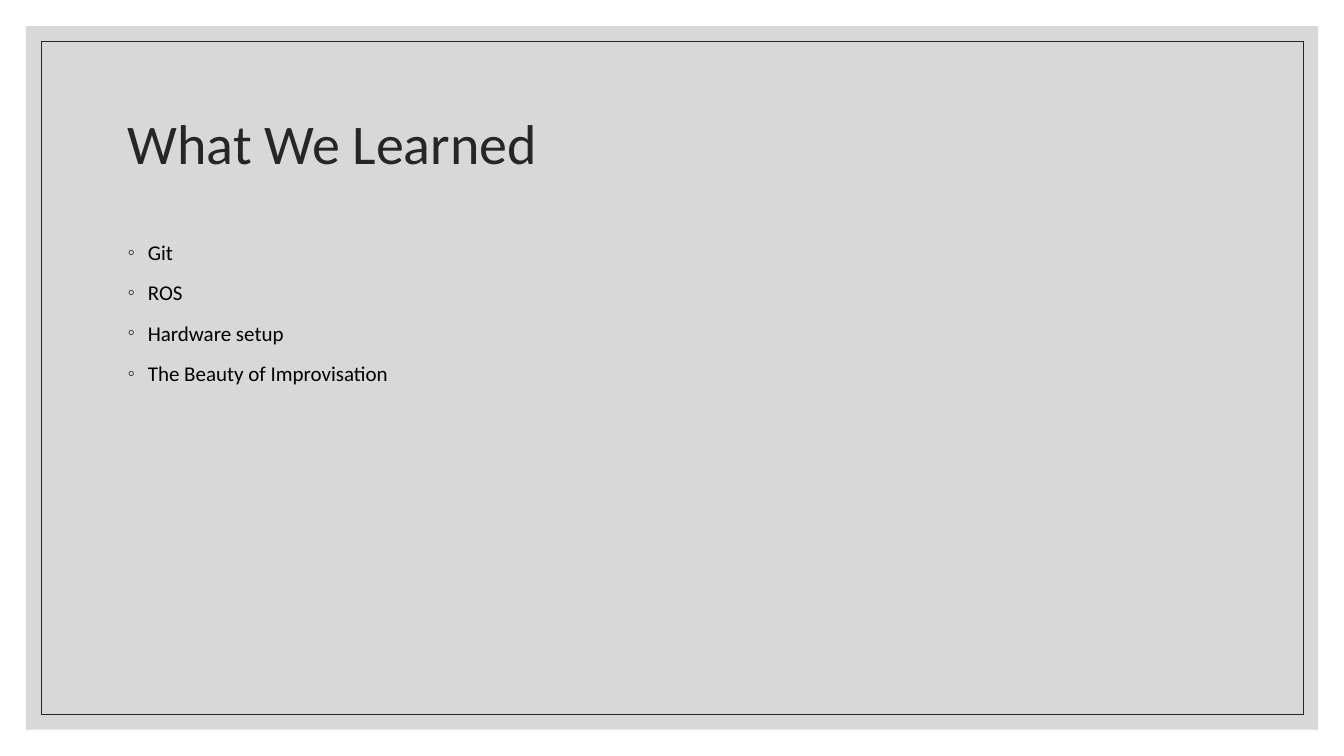
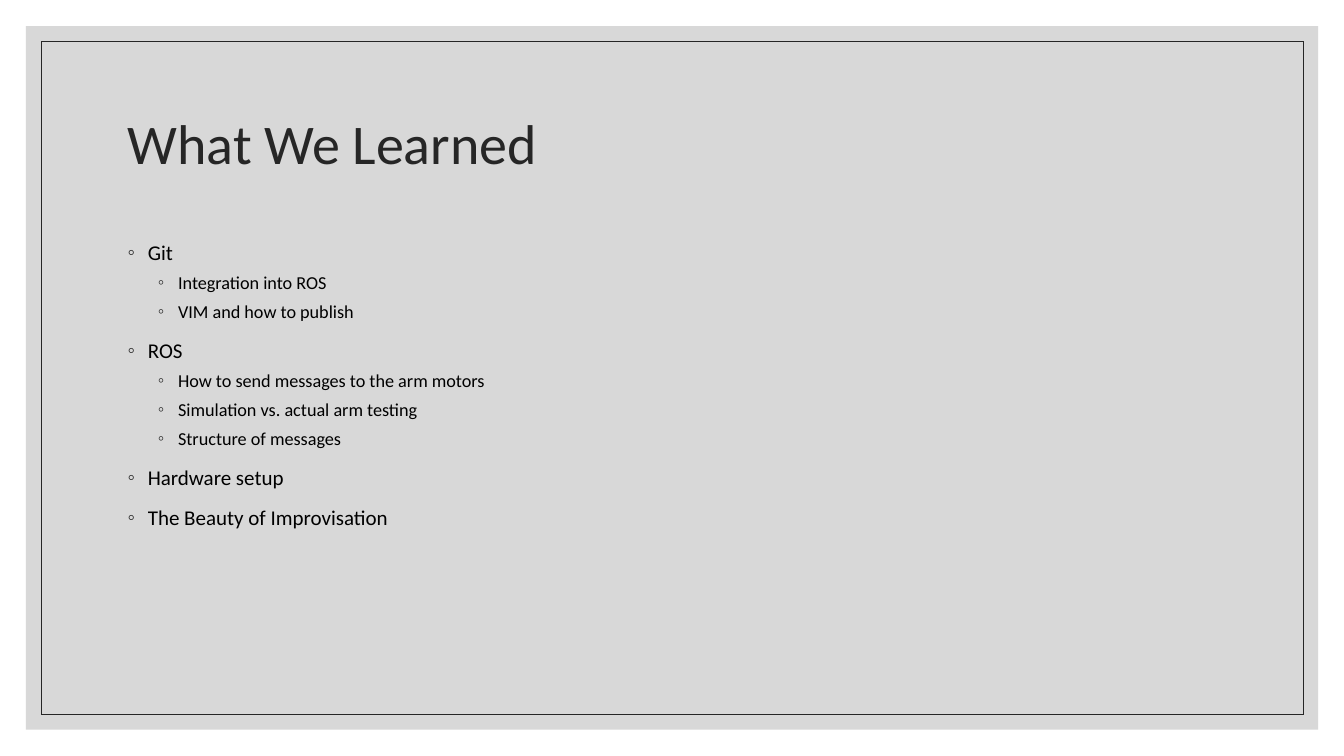
Before and after one commit to liquatics/outofhand, a slide deck: slide 9 of Docs/Final Presentation.pptx (slide 11 before the commit). Drawn at 1344x756 pixels with LibreOffice and Linux fonts; fonts in the diff are those of the drawing. Boxes give left, top, right and bottom in pixels: in the first picture for what was removed or moved away, otherwise in the second. Text is boxed around its words. In the diff, an @@ line names an element or a change of style, - is before the commit and + after.

```diff
--- a/Docs/Final Presentation.pptx
+++ b/Docs/Final Presentation.pptx
@@ text at (178, 276, 354, 321): paragraphs added @@
+  ◦ Integration into ROS
+  ◦ VIM and how to publish
@@ text at (178, 374, 485, 448): paragraphs added @@
+  ◦ How to send messages to the arm motors
+  ◦ Simulation vs. actual arm testing
+  ◦ Structure of messages
```
Also in this commit, not shown: 4 other slides changed, 1 slide removed.
